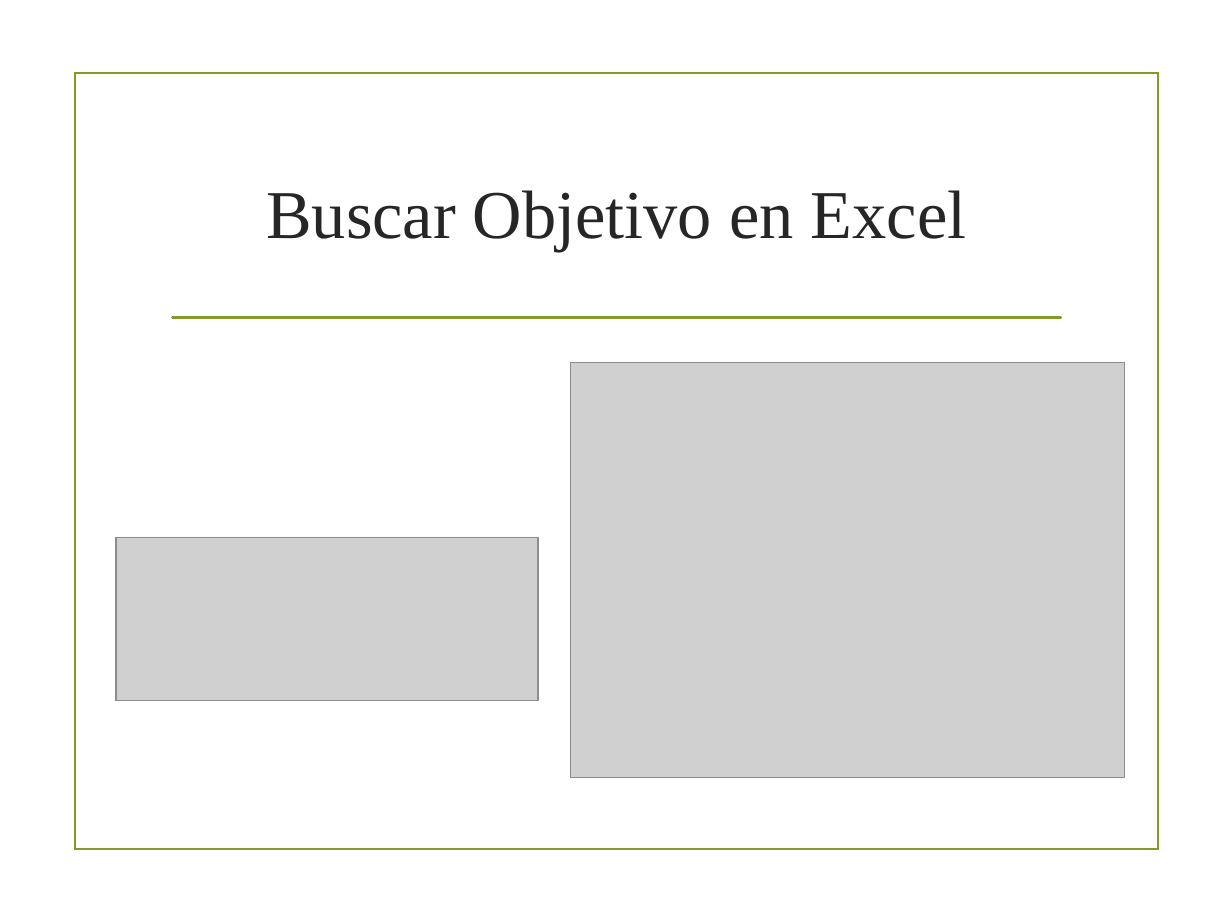
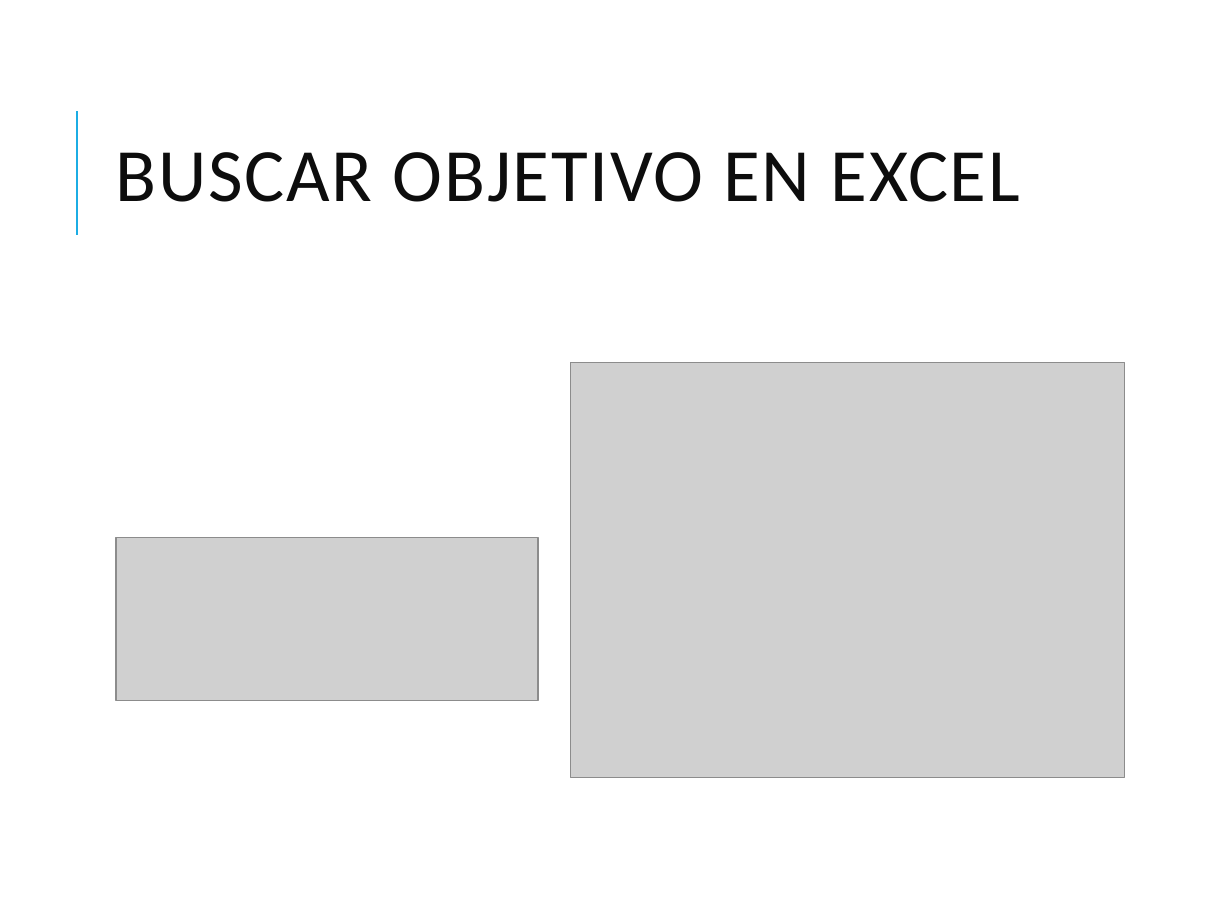
Before and after one commit to BernardoMB/HCPE, a slide deck: slide 3 of Parcial 2/05 Herramientas de Excel/01 Buscar objetivo/01 Buscar Objetivo.pptx. Drawn at 1232x924 pixels with LibreOffice and Linux fonts; fonts in the diff are those of the drawing; grey boxes stand for pictures; background and template pictures are left out. Boxes give left, top, right and bottom in pixels: in the first picture for what was removed or moved away, otherwise in the second. Text is boxed around its words. In the diff, an @@ line names an element or a change of style, - is before the commit and + after.

```diff
--- a/Parcial 2/05 Herramientas de Excel/01 Buscar objetivo/01 Buscar Objetivo.pptx
+++ b/Parcial 2/05 Herramientas de Excel/01 Buscar objetivo/01 Buscar Objetivo.pptx
@@ rectangle removed at [75, 73, 1158, 849] @@
@@ line added from (76, 234) to (76, 111), #1CADE4 1.5 pt @@
@@ title at [116, 152, 1020, 202]: text changed; size 40 to 44 pt; font Times New Roman to Calibri; text colour #262626 to #0D0D0D @@
-Buscar Objetivo en Excel
+BUSCAR OBJETIVO EN EXCEL
@@ line removed from (172, 318) to (1061, 318) @@
```
Also in this commit, not shown: 13 other slides changed, 31 other files.
